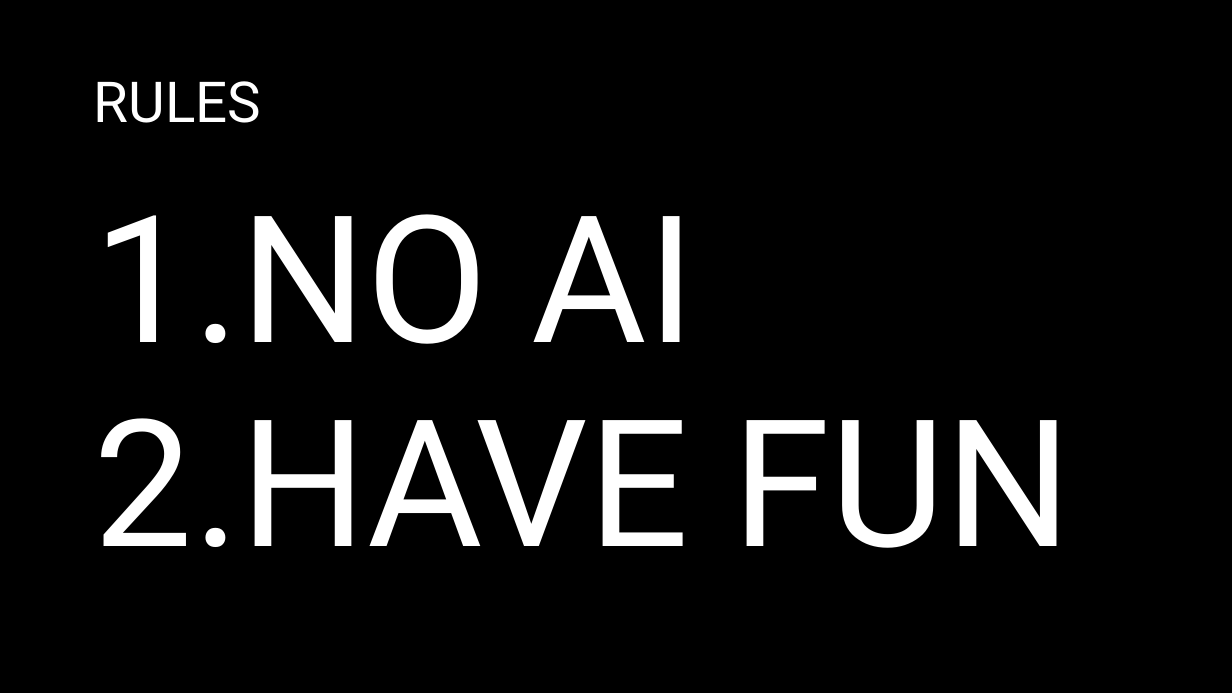
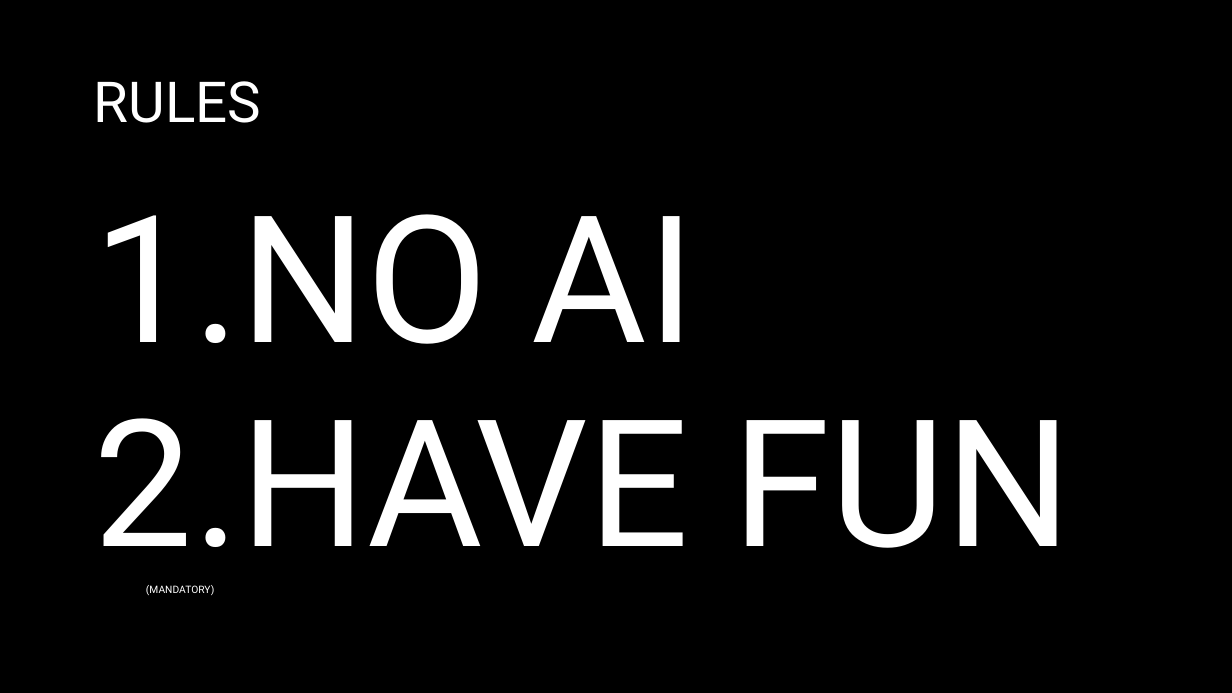
Before and after one commit to d-guh/computer-courses, a slide deck: slide 4 of lessons/00/lesson-00.pptx (slide 3 before the commit). Drawn at 1232x693 pixels with LibreOffice and Linux fonts; fonts in the diff are those of the drawing; background and template pictures are left out. Boxes give left, top, right and bottom in pixels: in the first picture for what was removed or moved away, otherwise in the second. Text is boxed around its words. In the diff, an @@ line names an element or a change of style, - is before the commit and + after.

```diff
--- a/lessons/00/lesson-00.pptx
+++ b/lessons/00/lesson-00.pptx
@@ text at (94,418,1072,595): text changed; size 138 to 8 pt @@
-2. HAVE FUN
+2. HAVE FUN
+   (MANDATORY)
```
Also in this commit, not shown: 1 other slide changed, 1 other file.
